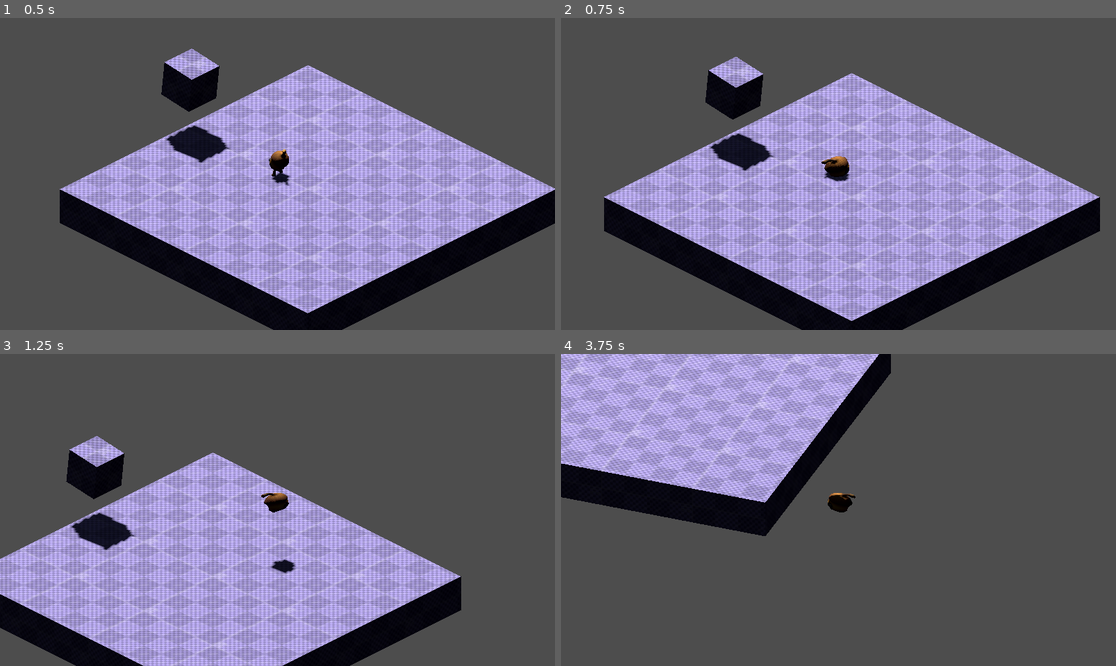
Above: before the commit, frames 1-4 (two rows, left to right).
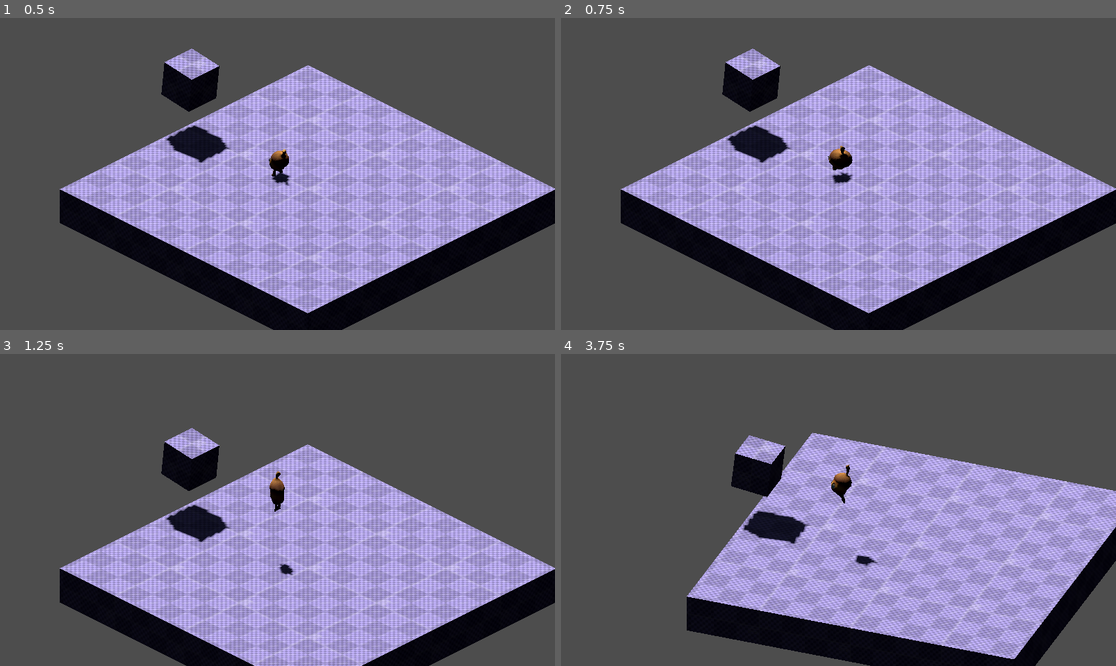
Above: after the commit, the same moments.

Repository: Fanny-Pack-Studios/team-achura-ggj2023
Game: Godot game, scene res://Main.tscn
Same seed, same stepped clock (60 frames per second), same inputs: the game is played once before the commit and once after it.
Inputs (mouse positions are in pixels of both pictures, inside the frame that each line leads up to):
- Up to frame 1 (0.5 s): no input
- Up to frame 2 (0.75 s): move the mouse to (960, 158) at 0.52 s; press the mouse at (960, 158) at 0.53 s; hold D (right) from 0.53 s (still down)
- Up to frame 3 (1.25 s): keep holding D (right); tap Space (jump) at 0.77 s
- Up to frame 4 (3.75 s): move the mouse to (727, 525) at 1.27 s; release D (right) at 1.28 s; release the mouse at (727, 525) at 1.28 s; hold S (down) 1.28-2.03 s; tap Shift (walking) at 1.35 s; tap Space (jump) at 1.52, 3.02 s; click (727, 525) at 1.55 s; move the mouse to (894, 441) at 2.02 s; press the mouse at (894, 441) at 2.03 s; hold D (right) 2.03-2.78 s; move the mouse to (810, 572) at 2.77 s; release the mouse at (810, 572) at 2.78 s; hold W (up) 2.78-3.53 s; tap Q at 2.85 s; click (810, 572) at 3.05 s; move the mouse to (1005, 556) at 3.52 s; hold A (left) from 3.53 s (still down); hold E from 3.53 s (still down)

Frame 1 is identical in both runs. In frame 2, 27% of the frame differs, in the area x 7-100%, y 9-100%; in frame 3, 42%; in frame 4, 66%, in the area x 0-100%, y 0-100%.

Commit message:
Agrego posibilidad de enterrarse al tocar el click del mouse

Diff:
--- a/godot-project/project.godot
+++ b/godot-project/project.godot
@@ -71,6 +71,11 @@
 "events": [Object(InputEventKey,"resource_local_to_scene":false,"resource_name":"","device":-1,"window_id":0,"alt_press …(182 unchanged characters)…
 ]
 }
+plant={
+"deadzone": 0.5,
+"events": [Object(InputEventMouseButton,"resource_local_to_scene":false,"resource_name":"","device":-1,"window_id":0,"alt_pressed":false,"shift_pressed":false,"ctrl_pressed":false,"meta_pressed":false,"button_mask":0,"position":Vector2(0, 0),"global_position":Vector2(0, 0),"factor":1.0,"button_index":1,"pressed":false,"double_click":false,"script":null)
+]
+}
 
 [physics]
 
--- a/godot-project/src/characters/sid/Sid.tscn
+++ b/godot-project/src/characters/sid/Sid.tscn
@@ -40,6 +40,7 @@
 states/Run/position = Vector2(692, 94)
 states/Start/position = Vector2(146, 120)
 transitions = ["Start", "Idle", SubResource("AnimationNodeStateMachineTransition_xmqer"), "Idle", "Run", SubResource("A …(266 unchanged characters)…
+graph_offset = Vector2(0, 29.6652)
 
 [sub_resource type="AnimationNodeStateMachinePlayback" id="AnimationNodeStateMachinePlayback_gr8s3"]
 
@@ -50,31 +51,27 @@
 [node name="Player" parent="." instance=ExtResource("2_j5eyj")]
 
 [node name="Skeleton3D" parent="Player/Sid_Bones" index="0"]
-bones/0/position = Vector3(5.2819e-09, -0.0248241, 0.0167363)
-bones/0/rotation = Quaternion(0.245855, -0.0364839, -0.142183, 0.958128)
-bones/0/scale = Vector3(1.0171, 0.918157, 1.0171)
-bones/1/position = Vector3(-3.56098e-08, 0.535033, 0.130506)
-bones/1/rotation = Quaternion(0.595164, 1.01106e-08, 8.41034e-09, 0.803604)
-bones/1/scale = Vector3(0.983189, 0.992543, 1.08062)
-bones/2/rotation = Quaternion(0.102729, -0.106105, -0.243777, 0.95852)
-bones/3/position = Vector3(-0.0597855, -0.0488404, -0.15605)
-bones/3/rotation = Quaternion(0.87754, 0.0690358, -0.19649, -0.431914)
-bones/3/scale = Vector3(0.991717, 1.02561, 1.04123)
-bones/4/rotation = Quaternion(-0.411154, 0.188002, -0.0913072, 0.887283)
-bones/5/rotation = Quaternion(0.418164, -0.00143545, 0.0030526, 0.908365)
-bones/6/rotation = Quaternion(0.556888, -0.00251922, 0.128597, 0.820569)
-bones/7/position = Vector3(0.0597854, -0.0488405, -0.15605)
-bones/7/rotation = Quaternion(0.910053, 0.0937045, -0.0415154, -0.401622)
-bones/7/scale = Vector3(0.98781, 1.03056, 1.04006)
-bones/8/rotation = Quaternion(-0.536863, -0.19301, 0.154613, 0.80661)
-bones/9/rotation = Quaternion(0.492509, -0.017638, 0.0368091, 0.86935)
-bones/10/rotation = Quaternion(0.632313, -0.129067, -0.211117, 0.734134)
-bones/11/position = Vector3(-0.123884, 0.491273, -0.663964)
-bones/12/position = Vector3(-0.0473548, -0.0403018, -0.302914)
-bones/12/rotation = Quaternion(0, 0.256318, 0.966593, 0)
-bones/13/position = Vector3(0.123884, 0.491273, -0.663964)
-bones/14/position = Vector3(0.0473548, -0.100067, -0.272728)
-bones/14/rotation = Quaternion(0, 0.256318, 0.966593, 0)
+bones/0/position = Vector3(0, -0.483455, 2.52576e-15)
+bones/0/rotation = Quaternion(-0.0493588, 1.18011e-07, 1.68633e-08, 0.998781)
+bones/1/rotation = Quaternion(0.00655444, -2.57574e-14, 1.56271e-09, 0.999979)
+bones/1/scale = Vector3(1, 1, 1)
+bones/2/rotation = Quaternion(-0.204056, -0.0240203, -0.26478, 0.942165)
+bones/3/position = Vector3(-0.0939119, -0.0509714, 0.0147648)
+bones/3/rotation = Quaternion(0.975244, -0.11775, -0.0114032, -0.186825)
+bones/3/scale = Vector3(0.999999, 1, 1)
+bones/4/rotation = Quaternion(-0.387016, 0.187148, -0.0803682, 0.899297)
+bones/5/rotation = Quaternion(0.402589, -0.00437243, 0.00927994, 0.915324)
+bones/6/rotation = Quaternion(0.601635, -0.10585, 0.107882, 0.784342)
+bones/7/position = Vector3(0.0939119, -0.0509713, 0.0147649)
+bones/7/rotation = Quaternion(0.975244, 0.11775, 0.0114043, -0.186825)
+bones/7/scale = Vector3(1, 1, 1)
+bones/8/rotation = Quaternion(-0.387016, -0.187148, 0.0803684, 0.899297)
+bones/9/rotation = Quaternion(0.402588, 0.00437238, -0.00928034, 0.915324)
+bones/10/rotation = Quaternion(0.601635, 0.10585, -0.107882, 0.784342)
+bones/11/position = Vector3(-0.123884, -0.619328, -0.663551)
+bones/12/position = Vector3(-0.123884, -0.705081, 0.014986)
+bones/13/position = Vector3(0.123884, -0.619328, -0.663551)
+bones/14/position = Vector3(0.123884, -0.705081, 0.014986)
 
 [node name="CollisionShape3D" type="CollisionShape3D" parent="."]
 transform = Transform3D(1, 0, 0, 0, 1, 0, 0, 0, 1, -1.67311e-10, 0.450725, 0.0108531)
--- a/godot-project/src/characters/sid/SidController.gd
+++ b/godot-project/src/characters/sid/SidController.gd
@@ -18,6 +18,12 @@
 
 @onready var animation_player = $Player/AnimationPlayer
 
+@onready var plant_time = $PlantTime
+@export var plant_control_time: float = 0.5
+@export var unplant_control_time: float = 0.5
+var planting: bool = false
+var can_unplant: bool = true
+
 @export var jump_control_time: float = 0.2
 var remaining_jump_control = 0
 
@@ -27,6 +33,16 @@
 	process_input()
 
 	velocity += gravity_vector * gravity_magnitude * delta
+
+	if animation_state_machine().get_current_node() == "Plant" && not Input.is_action_pressed("plant"):
+		animation_state_machine().travel("Idle")
+		planting = false
+
+	if is_on_floor() && Input.is_action_just_pressed("plant"):
+		animation_state_machine().travel("Plant")
+		velocity.x = 0
+		velocity.z = 0
+		planting = true
 
 	if is_on_floor() && Input.is_action_just_pressed("jump"):
 		velocity.y = jump_speed
@@ -38,37 +54,38 @@
 		if Input.is_action_pressed("jump"):
 			velocity.y = jump_speed
 
-	if input_direction_3d != Vector3.ZERO:
-		var target_quat = Quaternion(Basis(input_direction_3d.rotated(Vector3.UP, -PI/2), Vector3.UP, -input_direction_3d))
-		var current_quat = Quaternion(transform.basis.orthonormalized())
+	if not planting:
+		if input_direction_3d != Vector3.ZERO:
+			var target_quat = Quaternion(Basis(input_direction_3d.rotated(Vector3.UP, -PI/2), Vector3.UP, -input_direction_3d))
+			var current_quat = Quaternion(transform.basis.orthonormalized())
 
-		var angleDiff = target_quat.angle_to(current_quat)
+			var angleDiff = target_quat.angle_to(current_quat)
 
-		var max_delta_rotation = turn_speed * delta
+			var max_delta_rotation = turn_speed * delta
 
-		if(max_delta_rotation >= angleDiff):
-			current_quat = target_quat
+			if(max_delta_rotation >= angleDiff):
+				current_quat = target_quat
+			else:
+				var weight = max_delta_rotation / angleDiff
+
+				current_quat = current_quat.slerp(target_quat, weight)
+
+			var scale = transform.basis.get_scale()
+
+			transform.basis = Basis(current_quat).scaled(scale)
+
+			#transform.basis = Basis(current_front_vector.rotated(Vector3.UP, -PI/2), Vector3.UP, -current_front_vector)
+
+			var forward_velocity = get_speed() * -global_transform.basis.z
+			velocity.x = forward_velocity.x
+			velocity.z = forward_velocity.z
+			if animation_state_machine().get_current_node() != "Run":
+				animation_state_machine().travel("Run")
 		else:
-			var weight = max_delta_rotation / angleDiff
-
-			current_quat = current_quat.slerp(target_quat, weight)
-
-		var scale = transform.basis.get_scale()
-
-		transform.basis = Basis(current_quat).scaled(scale)
-
-		#transform.basis = Basis(current_front_vector.rotated(Vector3.UP, -PI/2), Vector3.UP, -current_front_vector)
-
-		var forward_velocity = get_speed() * -global_transform.basis.z
-		velocity.x = forward_velocity.x
-		velocity.z = forward_velocity.z
-		if animation_state_machine().get_current_node() != "Run":
-			animation_state_machine().travel("Run")
-	else:
-		if animation_state_machine().get_current_node() != "Idle":
-			animation_state_machine().travel("Idle")
-		velocity.x = 0
-		velocity.z = 0
+			if animation_state_machine().get_current_node() != "Idle":
+				animation_state_machine().travel("Idle")
+			velocity.x = 0
+			velocity.z = 0
 
 	move_and_slide()
 
